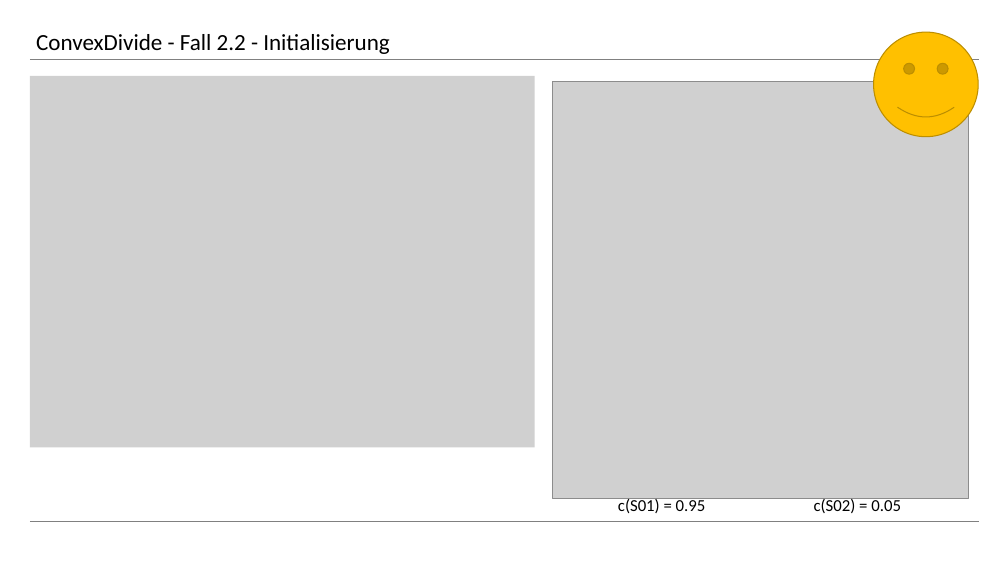
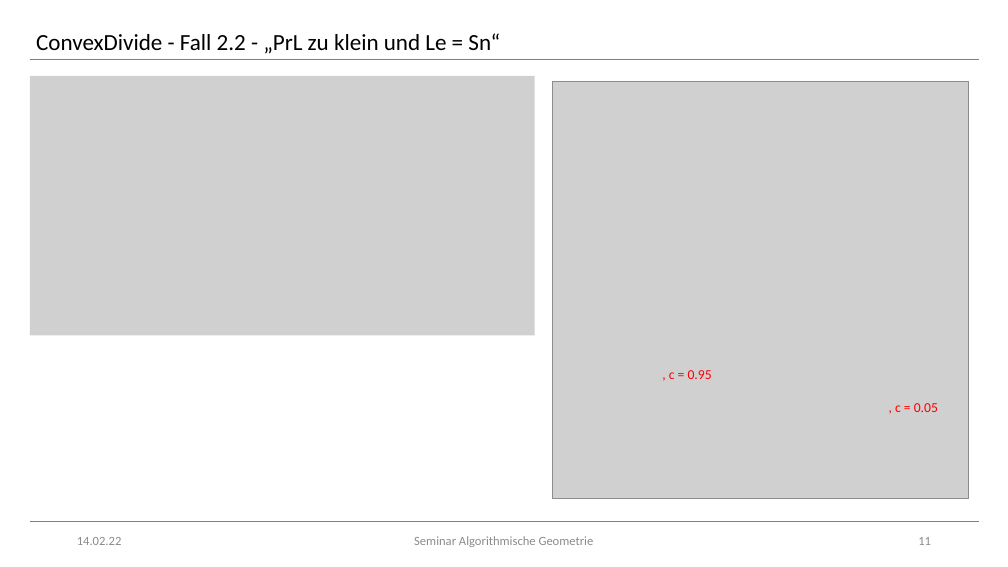
Before and after one commit to rhoentier/Algorithmische-Geometrie, a slide deck: slide 11 of Präsentation/Präsentation.pptx. Drawn at 1008x567 pixels with LibreOffice and Linux fonts; fonts in the diff are those of the drawing; grey boxes stand for pictures. Boxes give left, top, right and bottom in pixels: in the first picture for what was removed or moved away, otherwise in the second. Text is boxed around its words. In the diff, an @@ line names an element or a change of style, - is before the commit and + after.

Commit message:
Präsentation v2

```diff
--- a/Präsentation/Präsentation.pptx
+++ b/Präsentation/Präsentation.pptx
@@ text at [36,33,500,54]: text changed @@
-ConvexDivide - Fall 2.2 - Initialisierung
+ConvexDivide - Fall 2.2 - „PrL zu klein und Le = Sn“
@@ smiley face removed at [874,32,979,136] @@
@@ picture: place and size @@
-picture at [29,76,535,447]
+picture at [29,76,535,335]
@@ text at [669,370,712,379]: text changed; size 16 to 13 pt; text colour #000000 to #FF0000 @@
-c(S01) = 0.95
+, c = 0.95
@@ text at [895,403,938,412]: text changed; size 16 to 13 pt; text colour #000000 to #FF0000 @@
-c(S02) = 0.05
+, c = 0.05
@@ text added at [77,537,122,545], 12 pt, text #8C8C8C @@
+14.02.22
@@ text added at [414,536,594,547], 12 pt, text #8C8C8C @@
+Seminar Algorithmische Geometrie
@@ page number added at [918,537,931,545], 12 pt, text #8C8C8C @@
+11
```
Also in this commit, not shown: 12 other slides changed, 3 slides added, 2 slides removed.
